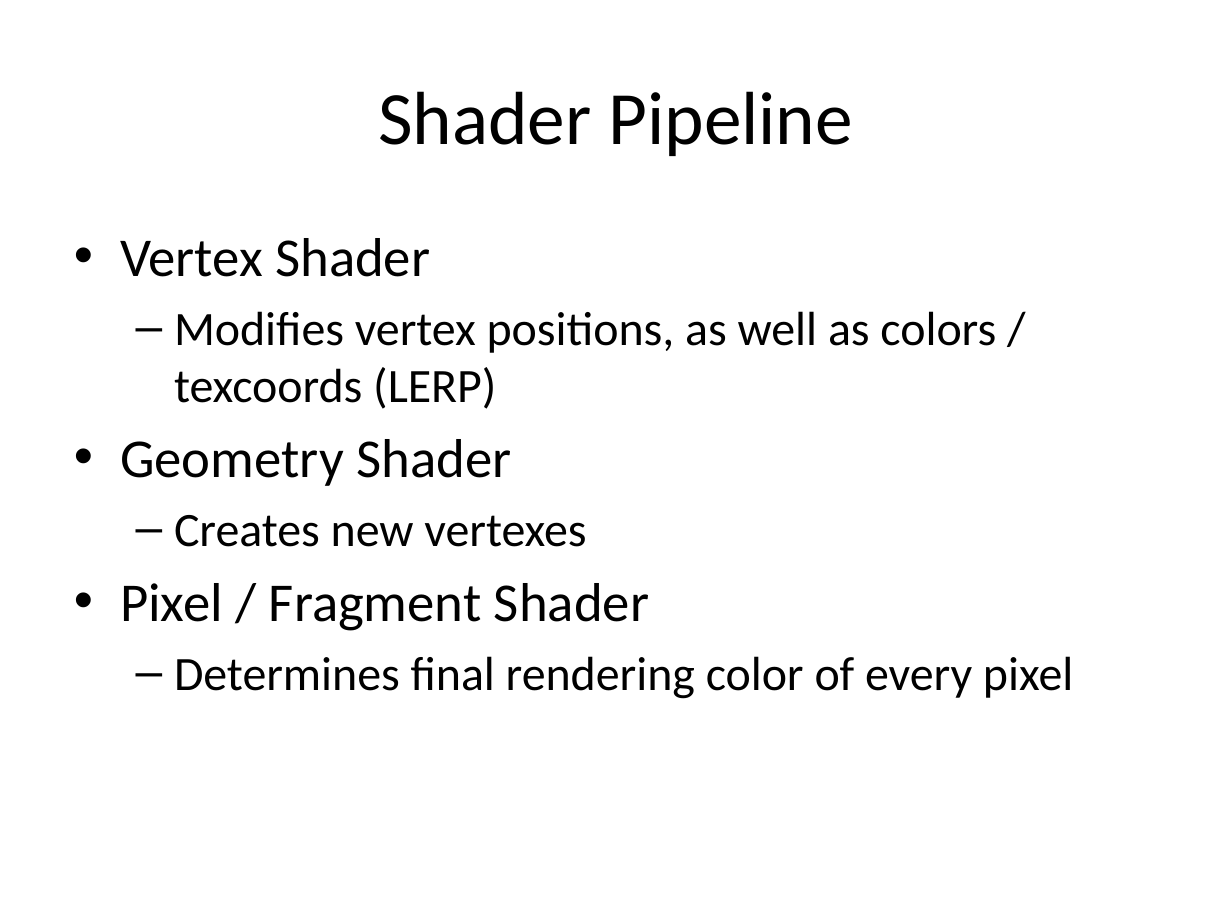
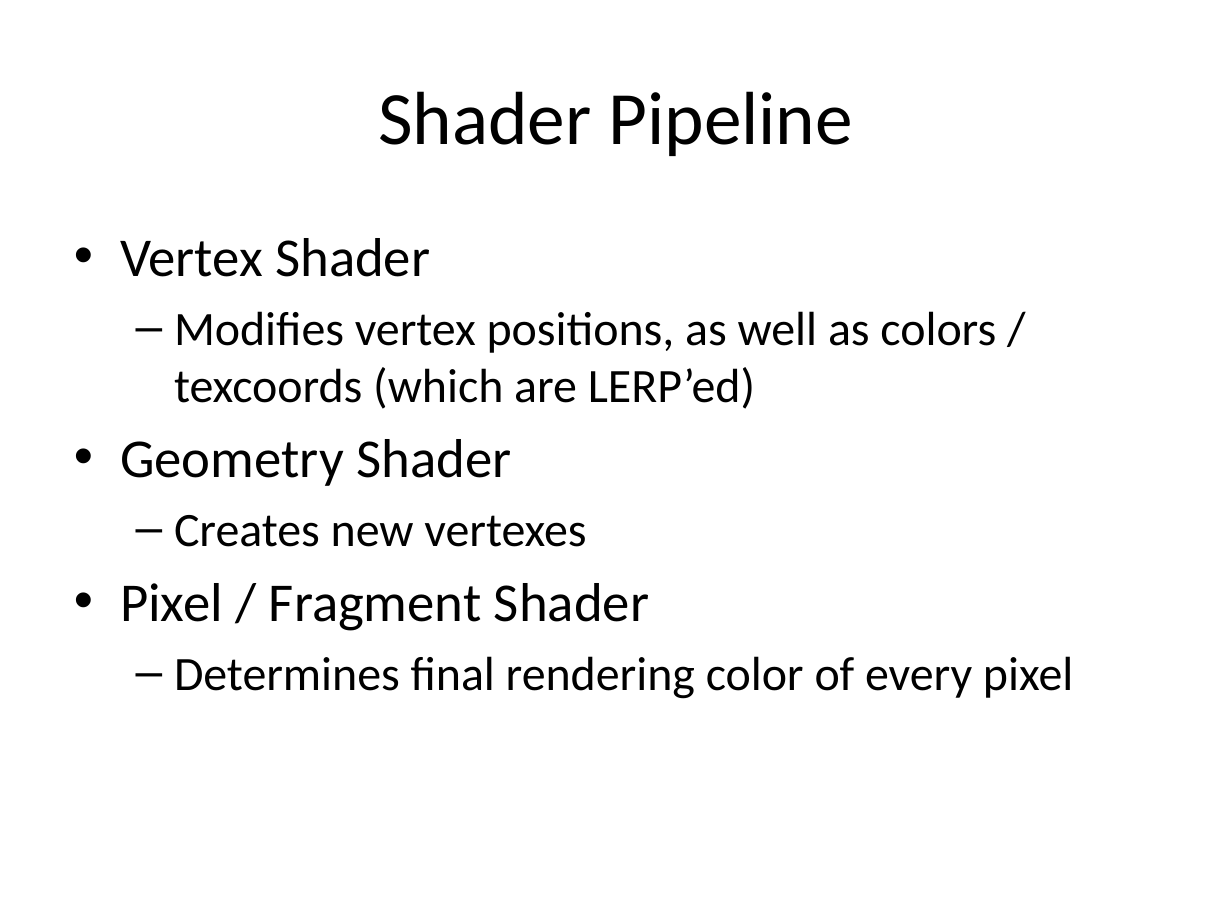
Before and after one commit to MounikaArkala/txstateprojects, a slide deck: slide 6 of Fall 2009 notes/Algorithm Design and Analysis/Extra Credit/Dynamic Gaze-Contingent Rendering Complexity Scaling.pptx. Drawn at 1232x924 pixels with LibreOffice and Linux fonts; fonts in the diff are those of the drawing. Boxes give left, top, right and bottom in pixels: in the first picture for what was removed or moved away, otherwise in the second. Text is boxed around its words. In the diff, an @@ line names an element or a change of style, - is before the commit and + after.

```diff
--- a/Fall 2009 notes/Algorithm Design and Analysis/Extra Credit/Dynamic Gaze-Contingent Rendering Complexity Scaling.pptx
+++ b/Fall 2009 notes/Algorithm Design and Analysis/Extra Credit/Dynamic Gaze-Contingent Rendering Complexity Scaling.pptx
@@ text at bbox=[174, 311, 996, 409]: text changed @@
-  – Modifies vertex positions, as well as colors / texcoords (LERP)
+  – Modifies vertex positions, as well as colors / texcoords (which are LERP’ed)
```
Also in this commit, not shown: 3 other slides changed, 2 slides added.
